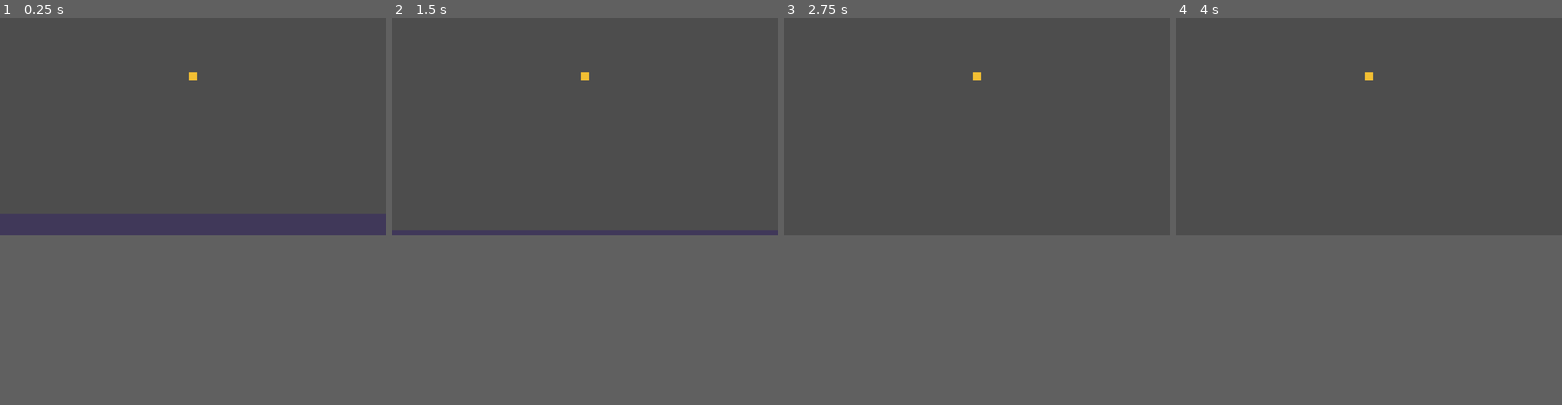
Above: before the commit, frames 1-4 (left to right).
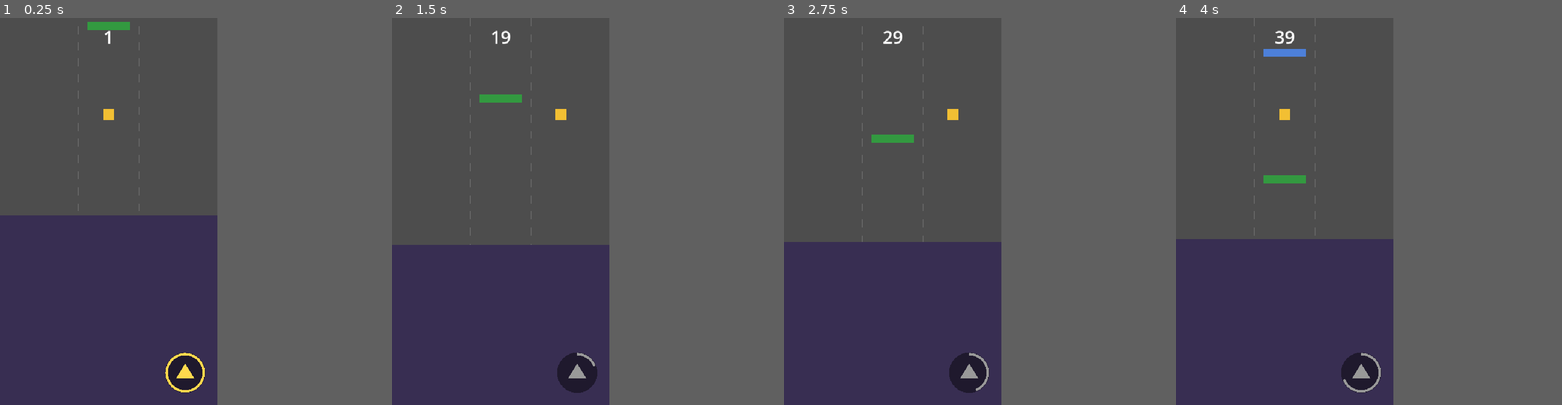
Above: after the commit, the same moments.

Repository: thehephaistos/storm-runner
Game: Godot game, scene res://scenes/main.tscn
Same seed, same stepped clock (60 frames per second), same inputs: the game is played once before the commit and once after it.
Inputs (mouse positions are in pixels of both pictures, inside the frame that each line leads up to):
- Up to frame 1 (0.25 s): no input
- Up to frame 2 (1.5 s): tap Enter at 0.5 s; move the mouse to (669, 114) at 0.52 s; hold Right (move_right, bound only after the commit) 0.53-1.25 s; hold Up (burst, bound only after the commit) 0.53-1.25 s; click (669, 114) at 0.67 s; drag from (507, 137) to (565, 168) at 1.27 s
- Up to frame 3 (2.75 s): move the mouse to (1015, 79) at 2.02 s; hold Right (move_right, bound only after the commit) from 2.03 s (still down); hold Up (burst, bound only after the commit) from 2.03 s (still down); click (1015, 79) at 2.17 s
- Up to frame 4 (4 s): release Right (move_right, bound only after the commit) at 2.75 s; release Up (burst, bound only after the commit) at 2.75 s; drag from (1349, 168) to (1253, 95) at 2.77 s; move the mouse to (1484, 157) at 3.52 s; hold Left (move_left, bound only after the commit) from 3.53 s (still down); hold Up (burst, bound only after the commit) from 3.53 s (still down); click (1484, 157) at 3.67 s
In our replay, the window is 799x449 before the commit and 450x800 after it. These sizes can differ from the game's own. Grey fills any space a smaller window leaves; there, only what the larger window draws over its background counts as a difference.

The runs differ from the first frame. In frame 1, 1.4% of the frame differs, in the area x 20-54%, y 1-97%; in frame 2, 2.8%, in the area x 0-57%, y 0-97%; in frame 3, 2.4%; in frame 4, 2.2%.

Commit message:
Build the playable game from all 12 design calls, with build notes
DESIGN_LOG.md has a build note per call. Arrow keys (and swipes) steer and
burst; storm 8.5 -> 10 m/s (start outside Dev's range, needed by DC-05/DC-10),
burst 8 m / 5 s, hit 0.75 s, fixed-seed debris. tests/checks.gd: 14 checks
PASS. Godot MCP parity at 30/60 fps caps: 740.00 / 858.33 at both, 0 errors.

Co-Authored-By: Claude Opus 5.5 <noreply@anthropic.com>

Diff:
--- a/project.godot
+++ b/project.godot
@@ -14,6 +14,15 @@
 run/main_scene="res://scenes/main.tscn"
 config/features=PackedStringArray("4.7", "GL Compatibility")
 
+[display]
+
+window/size/viewport_width=540
+window/size/viewport_height=960
+window/size/window_width_override=405
+window/size/window_height_override=720
+window/stretch/mode="canvas_items"
+window/stretch/aspect="keep"
+
 [physics]
 
 common/physics_ticks_per_second=60
--- a/scenes/main.tscn
+++ b/scenes/main.tscn
@@ -1,26 +1,90 @@
 [gd_scene format=3]
 
 [ext_resource type="Script" path="res://scripts/main.gd" id="1_main"]
+[ext_resource type="Script" path="res://scripts/ground.gd" id="2_ground"]
+[ext_resource type="Script" path="res://scripts/burst_icon.gd" id="3_icon"]
+[ext_resource type="Shader" path="res://shaders/vignette.gdshader" id="4_vig"]
+
+[sub_resource type="ShaderMaterial" id="ShaderMaterial_vig"]
+shader = ExtResource("4_vig")
+shader_parameter/strength = 0.0
 
 [node name="Main" type="Node2D"]
 script = ExtResource("1_main")
 
-[node name="Storm" type="Node2D" parent="."]
+[node name="Ground" type="Node2D" parent="."]
+script = ExtResource("2_ground")
 
-[node name="Wall" type="ColorRect" parent="Storm"]
-offset_left = -2000.0
-offset_right = 2000.0
-offset_bottom = 2000.0
-color = Color(0.25, 0.22, 0.35, 1)
+[node name="Debris" type="Node2D" parent="."]
+
+[node name="Shelter" type="Node2D" parent="."]
+visible = false
+
+[node name="Building" type="ColorRect" parent="Shelter"]
+offset_left = -270.0
+offset_top = -80.0
+offset_right = 270.0
+color = Color(0.85, 0.85, 0.75, 1)
 
 [node name="Player" type="Node2D" parent="."]
 
 [node name="Body" type="ColorRect" parent="Player"]
-offset_left = -12.0
-offset_top = -12.0
-offset_right = 12.0
-offset_bottom = 12.0
+offset_left = -14.0
+offset_top = -14.0
+offset_right = 14.0
+offset_bottom = 14.0
 color = Color(0.95, 0.75, 0.2, 1)
 
-[node name="Camera2D" type="Camera2D" parent="Player"]
-offset = Vector2(0, 150)
+[node name="Storm" type="Node2D" parent="."]
+
+[node name="Wall" type="ColorRect" parent="Storm"]
+offset_left = -1000.0
+offset_right = 1000.0
+offset_bottom = 2000.0
+color = Color(0.22, 0.18, 0.32, 1)
+
+[node name="Camera2D" type="Camera2D" parent="."]
+
+[node name="Vignette" type="CanvasLayer" parent="."]
+
+[node name="Rect" type="ColorRect" parent="Vignette"]
+material = SubResource("ShaderMaterial_vig")
+anchors_preset = 15
+anchor_right = 1.0
+anchor_bottom = 1.0
+mouse_filter = 2
+
+[node name="Hud" type="CanvasLayer" parent="."]
+
+[node name="Score" type="Label" parent="Hud"]
+anchors_preset = 10
+anchor_right = 1.0
+offset_top = 16.0
+offset_bottom = 80.0
+theme_override_font_sizes/font_size = 44
+horizontal_alignment = 1
+
+[node name="BurstIcon" type="Control" parent="Hud"]
+layout_mode = 3
+anchors_preset = 3
+anchor_left = 1.0
+anchor_top = 1.0
+anchor_right = 1.0
+anchor_bottom = 1.0
+offset_left = -130.0
+offset_top = -130.0
+offset_right = -30.0
+offset_bottom = -30.0
+mouse_filter = 2
+script = ExtResource("3_icon")
+
+[node name="End" type="CanvasLayer" parent="."]
+visible = false
+
+[node name="Label" type="Label" parent="End"]
+anchors_preset = 15
+anchor_right = 1.0
+anchor_bottom = 1.0
+theme_override_font_sizes/font_size = 56
+horizontal_alignment = 1
+vertical_alignment = 1
--- /dev/null
+++ b/scripts/burst_icon.gd
@@ -0,0 +1,20 @@
+## The burst icon: an up arrow inside a ring that refills over the cooldown,
+## and pulses when the main script sets pulse_ticks.
+extends Control
+
+var charge := 1.0
+var pulse_ticks := 0
+
+
+func _draw() -> void:
+	var c := size * 0.5
+	var r := minf(size.x, size.y) * 0.5
+	if pulse_ticks > 0:
+		r *= 1.0 + 0.18 * absf(sin(pulse_ticks * 0.2))
+	var is_full := charge >= 1.0
+	var col := Color(1, 0.85, 0.3) if is_full else Color(0.6, 0.6, 0.6)
+	draw_circle(c, r, Color(0, 0, 0, 0.45))
+	if charge > 0.01:
+		draw_arc(c, r - 4.0, -PI / 2.0, -PI / 2.0 + TAU * charge, 48, col, 6.0)
+	var a := r * 0.45
+	draw_colored_polygon(PackedVector2Array([c + Vector2(0, -a), c + Vector2(a, a * 0.6), c + Vector2(-a, a * 0.6)]), col)
--- /dev/null
+++ b/scripts/ground.gd
@@ -0,0 +1,14 @@
+## Scrolling lane markers, so the player can see the runner moving.
+extends Node2D
+
+const T := preload("res://scripts/tuning.gd")
+var cam_y := 0.0
+
+
+func _draw() -> void:
+	var step := 4.0 * T.WORLD_UNITS_PER_METRE
+	var y := floorf((cam_y - 600.0) / step) * step
+	while y < cam_y + 600.0:
+		for x in [T.VIEW_CENTER_X - T.LANE_SPACING_PX * 0.5, T.VIEW_CENTER_X + T.LANE_SPACING_PX * 0.5]:
+			draw_line(Vector2(x, y), Vector2(x, y + step * 0.5), Color(1, 1, 1, 0.15), 3.0)
+		y += step
--- a/scripts/main.gd
+++ b/scripts/main.gd
@@ -1,61 +1,257 @@
-## Storm Runner's game loop.
-## Everything that moves is stepped in _physics_process at the fixed tick rate
-## (physics/common/physics_ticks_per_second = 60), never per drawn frame, so the
-## player and the storm cover the same distance at any frame-rate cap.
+## Storm Runner: rules and game loop. All gameplay is stepped in _physics_process
+## at 60 ticks/s and counts ticks, never clock time or drawn frames.
 extends Node2D
 
-const Tuning := preload("res://scripts/tuning.gd")
-
-## Tick at which the parity line for Owen's QA sheet prints (10 s at 60 ticks/s).
+const T := preload("res://scripts/tuning.gd")
 const PARITY_TICK := 600
+const DEBRIS_COLORS := [Color(0.2, 0.6, 0.25), Color(0.3, 0.5, 0.85), Color(0.6, 0.42, 0.22)]  # tree, sign, fencing
+enum State { RUNNING, CAUGHT, SAFE }
 
 @onready var player: Node2D = $Player
 @onready var storm: Node2D = $Storm
-
-var run_time := 0.0  # sum of physics deltas since the run started
-var ticks := 0  # physics ticks since the run started
-var player_distance_m := 0.0
-var storm_distance_m := 0.0
-var _player_start_y := 0.0
-var _storm_start_y := 0.0
-var _wall_clock_start_usec := 0
+@onready var shelter: Node2D = $Shelter
+@onready var debris_root: Node2D = $Debris
+@onready var camera: Camera2D = $Camera2D
+@onready var ground: Node2D = $Ground
+@onready var vignette: ColorRect = $Vignette/Rect
+@onready var score_label: Label = $Hud/Score
+@onready var burst_icon: Control = $Hud/BurstIcon
+@onready var end_layer: CanvasLayer = $End
+@onready var end_label: Label = $End/Label
+
+var state := State.RUNNING
+var ticks := 0
+var run_time := 0.0
+var player_d := 0.0  # metres run, which is also the score
+var storm_d := 0.0  # metres, storm front
+var lane := 1
+var snap_left := 0
+var burst_left := 0
+var cooldown := 0
+var slow_left := 0
+var pulse_left := 0
+var pulsed := false
+var end_lock := 0
+var debris: Array = []
+var _queue: Array = []
+var _snap_from_x := 0.0
+var _touch_start := Vector2.ZERO
+var _touch_fired := false
+var _wall_start_usec := 0
 var _frames_at_start := 0
 
 
 func _ready() -> void:
-	# Run direction is up the screen (-y); the storm starts behind (below) the player.
-	storm.position.y = player.position.y + Tuning.STARTING_GAP_M * Tuning.WORLD_UNITS_PER_METRE
-	_player_start_y = player.position.y
-	_storm_start_y = storm.position.y
-	_wall_clock_start_usec = Time.get_ticks_usec()
-	_frames_at_start = Engine.get_process_frames()
+	for pair in [["move_left", KEY_LEFT], ["move_right", KEY_RIGHT], ["burst", KEY_UP]]:
+		if not InputMap.has_action(pair[0]):
+			InputMap.add_action(pair[0])
+			var ev := InputEventKey.new()
+			ev.physical_keycode = pair[1]
+			InputMap.action_add_event(pair[0], ev)
+	reset_run()
+
+
+func _unhandled_input(event: InputEvent) -> void:
+	if event is InputEventKey and event.pressed and not event.echo:
+		if event.is_action_pressed("move_left"):
+			_queue.append("left")
+		elif event.is_action_pressed("move_right"):
+			_queue.append("right")
+		elif event.is_action_pressed("burst"):
+			_queue.append("burst")
+		else:
+			_queue.append("any")
+	elif event is InputEventMouseButton and event.pressed:
+		_queue.append("any")
+	elif event is InputEventScreenTouch:
+		if event.pressed:
+			_touch_start = event.position
+			_touch_fired = false
+		elif not _touch_fired:
+			_queue.append("any")
+	elif event is InputEventScreenDrag and not _touch_fired:
+		var d: Vector2 = event.position - _touch_start
+		if d.length() >= T.SWIPE_MIN_PX:
+			_touch_fired = true
+			if absf(d.x) > absf(d.y):
+				_queue.append("right" if d.x > 0.0 else "left")
+			elif d.y < 0.0:
+				_queue.append("burst")
+			else:
+				_queue.append("any")
 
 
 func _physics_process(delta: float) -> void:
-	# Storm speed at the middle of this tick, which is exact for a steady ramp.
-	var storm_speed := storm_speed_at(run_time + delta * 0.5)
-	player_distance_m += Tuning.PLAYER_SPEED_MPS * delta
-	storm_distance_m += storm_speed * delta
+	step(delta)
+
+
+## One tick of the game. Inputs queued since the last tick are applied here.
+func step(delta: float) -> void:
+	var actions := _queue.duplicate()
+	_queue.clear()
+	if state != State.RUNNING:
+		end_lock = maxi(end_lock - 1, 0)
+		if end_lock == 0 and not actions.is_empty():
+			reset_run()
+		return
+	for a in actions:
+		match a:
+			"left":
+				_change_lane(-1)
+			"right":
+				_change_lane(1)
+			"burst":
+				if cooldown == 0:
+					burst_left = T.BURST_TICKS
+					cooldown = T.BURST_COOLDOWN_TICKS
+	var speed := T.PLAYER_SPEED_MPS * (T.HIT_SPEED_FACTOR if slow_left > 0 else 1.0)
+	if burst_left > 0:
+		speed += T.BURST_DISTANCE_M / (T.BURST_TICKS * delta)
+	var prev_d := player_d
+	player_d += speed * delta
+	storm_d += storm_speed_at(run_time + delta * 0.5) * delta
 	run_time += delta
 	ticks += 1
-	player.position.y = _player_start_y - player_distance_m * Tuning.WORLD_UNITS_PER_METRE
-	storm.position.y = _storm_start_y - storm_distance_m * Tuning.WORLD_UNITS_PER_METRE
+	burst_left = maxi(burst_left - 1, 0)
+	cooldown = maxi(cooldown - 1, 0)
+	slow_left = maxi(slow_left - 1, 0)
+	snap_left = maxi(snap_left - 1, 0)
+	pulse_left = maxi(pulse_left - 1, 0)
+	_check_hits(prev_d)
+	if not pulsed and gap() < T.DARKEN_START_GAP_M:
+		pulsed = true
+		pulse_left = T.PULSE_TICKS
 	if ticks == PARITY_TICK:
 		_print_parity_line()
+	if gap() <= 0.0:
+		_end(State.CAUGHT)
+	elif ticks >= T.RUN_TICKS:
+		_end(State.SAFE)
+	_update_view()
+
+
+func gap() -> float:
+	return player_d - storm_d
 
 
 static func storm_speed_at(t: float) -> float:
-	var ramp := clampf(t / Tuning.STORM_RAMP_SECONDS, 0.0, 1.0)
-	return lerpf(Tuning.STORM_START_SPEED_MPS, Tuning.STORM_END_SPEED_MPS, ramp)
+	var ramp := clampf(t / T.STORM_RAMP_SECONDS, 0.0, 1.0)
+	return lerpf(T.STORM_START_SPEED_MPS, T.STORM_END_SPEED_MPS, ramp)
+
+
+static func lane_x(l: int) -> float:
+	return T.VIEW_CENTER_X + (l - 1) * T.LANE_SPACING_PX
+
+
+func reset_run() -> void:
+	state = State.RUNNING
+	ticks = 0
+	run_time = 0.0
+	player_d = 0.0
+	storm_d = -T.STARTING_GAP_M
+	lane = 1
+	snap_left = 0
+	burst_left = 0
+	cooldown = 0
+	slow_left = 0
+	pulse_left = 0
+	pulsed = false
+	end_lock = 0
+	_queue.clear()
+	_snap_from_x = lane_x(1)
+	for item in debris:
+		item["node"].queue_free()
+	debris = _build_debris()
+	end_layer.visible = false
+	_wall_start_usec = Time.get_ticks_usec()
+	_frames_at_start = Engine.get_process_frames()
+	_update_view()
+
+
+func _change_lane(dir: int) -> void:
+	var target := clampi(lane + dir, 0, T.LANE_COUNT - 1)
+	if target == lane:
+		return
+	_snap_from_x = player.position.x
+	lane = target
+	snap_left = T.LANE_SNAP_TICKS
+
+
+func _check_hits(prev_d: float) -> void:
+	var half := (T.DEBRIS_DEPTH_M + T.RUNNER_DEPTH_M) * 0.5
+	for item in debris:
+		if item["hit"] or item["lane"] != lane:
+			continue
+		if player_d >= item["d"] - half and prev_d <= item["d"] + half:
+			item["hit"] = true
+			item["node"].modulate = Color(1, 1, 1, 0.3)
+			slow_left = T.HIT_SLOW_TICKS
+			burst_left = 0
+			return
+
+
+func _build_debris() -> Array:
+	var rng := RandomNumberGenerator.new()
+	rng.seed = T.DEBRIS_SEED
+	var course_m := T.PLAYER_SPEED_MPS * T.RUN_TICKS / 60.0
+	var out: Array = [_make_debris(T.FIRST_DEBRIS_M, 1, 0)]
+	var d := T.FIRST_DEBRIS_M
+	while d < T.COURSE_LENGTH_M:
+		var f := clampf(d / course_m, 0.0, 1.0)
+		d += lerpf(T.DEBRIS_SPACING_START_M, T.DEBRIS_SPACING_END_M, f) + rng.randf_range(-T.DEBRIS_SPACING_JITTER_M, T.DEBRIS_SPACING_JITTER_M)
+		var first := rng.randi_range(0, T.LANE_COUNT - 1)
+		out.append(_make_debris(d, first, rng.randi_range(0, 2)))
+		if rng.randf() < T.DEBRIS_PAIR_CHANCE_END * f:
+			var second := (first + rng.randi_range(1, T.LANE_COUNT - 1)) % T.LANE_COUNT
+			out.append(_make_debris(d, second, rng.randi_range(0, 2)))
+	return out
+
+
+func _make_debris(d: float, l: int, kind: int) -> Dictionary:
+	var r := ColorRect.new()
+	var w := T.LANE_SPACING_PX * 0.7
+	var h := T.DEBRIS_DEPTH_M * T.WORLD_UNITS_PER_METRE
+	r.size = Vector2(w, h)
+	r.position = Vector2(lane_x(l) - w * 0.5, -d * T.WORLD_UNITS_PER_METRE - h * 0.5)
+	r.color = DEBRIS_COLORS[kind]
+	debris_root.add_child(r)
+	return {"d": d, "lane": l, "kind": kind, "hit": false, "node": r}
+
+
+func _end(s: State) -> void:
+	state = s
+	end_lock = T.RESTART_LOCK_TICKS
+	end_label.text = ("SHELTER" if s == State.SAFE else "CAUGHT") + "\n" + str(int(player_d))
+	end_layer.visible = true
+
+
+func _update_view() -> void:
+	var wu := T.WORLD_UNITS_PER_METRE
+	var py := -player_d * wu
+	var k := 1.0 - float(snap_left) / T.LANE_SNAP_TICKS
+	player.position = Vector2(lerpf(_snap_from_x, lane_x(lane), k), py)
+	player.modulate = Color(1, 0.45, 0.45) if slow_left > 0 else (Color(1.6, 1.6, 1.6) if burst_left > 0 else Color.WHITE)
+	camera.position = Vector2(T.VIEW_CENTER_X, py + T.CAMERA_AHEAD_PX)
+	# DC3: the wall never leaves the screen; its edge is held at the bottom if it falls further back.
+	var bottom := camera.position.y + T.VIEW_HEIGHT_PX * 0.5 - T.WALL_MIN_VISIBLE_PX
+	storm.position = Vector2(T.VIEW_CENTER_X, minf(-storm_d * wu, bottom))
+	var remaining := T.RUN_TICKS - ticks
+	shelter.visible = remaining <= T.SHELTER_SHOW_TICKS
+	shelter.position = Vector2(T.VIEW_CENTER_X, -(player_d + remaining / 60.0 * T.PLAYER_SPEED_MPS) * wu)
+	vignette.material.set_shader_parameter("strength", clampf(1.0 - gap() / T.DARKEN_START_GAP_M, 0.0, 1.0))
+	score_label.text = str(int(player_d))
+	burst_icon.charge = 1.0 - float(cooldown) / T.BURST_COOLDOWN_TICKS
+	burst_icon.pulse_ticks = pulse_left
+	burst_icon.queue_redraw()
+	ground.cam_y = camera.position.y
+	ground.queue_redraw()
 
 
 func _print_parity_line() -> void:
-	# Distances are read from the nodes' positions, in world units, as the QA sheet asks.
-	var player_units := _player_start_y - player.position.y
-	var storm_units := _storm_start_y - storm.position.y
-	var wall_clock_s := (Time.get_ticks_usec() - _wall_clock_start_usec) / 1000000.0
+	var wall_clock_s := (Time.get_ticks_usec() - _wall_start_usec) / 1000000.0
 	print("PARITY fps_cap=%d physics_ticks_per_second=%d ticks=%d run_time_s=%.3f player_distance=%.2f storm_distance=%.2f wall_clock_s=%.2f frames=%d" % [
 		Engine.max_fps, Engine.physics_ticks_per_second, ticks, run_time,
-		player_units, storm_units, wall_clock_s, Engine.get_process_frames() - _frames_at_start])
+		player_d * T.WORLD_UNITS_PER_METRE, (storm_d + T.STARTING_GAP_M) * T.WORLD_UNITS_PER_METRE,
+		wall_clock_s, Engine.get_process_frames() - _frames_at_start])
 	if "--parity-quit" in OS.get_cmdline_user_args():
 		get_tree().quit()
--- a/scripts/tuning.gd
+++ b/scripts/tuning.gd
@@ -1,19 +1,56 @@
-## Every gameplay number for the loop, in one place.
-## PLACEHOLDERS: the middle of Dev Malhotra's ranges (see design_calls.md).
-## They stay placeholders until DESIGN_LOG.md fixes them.
+## Every gameplay number in one place. Times are in ticks (60 ticks = 1 s).
+## Values outside Dev Malhotra's ranges are marked OUTSIDE, with the reason.
 extends RefCounted
 
-## Godot world units per metre. The QA sheet reads distances in world units.
-const WORLD_UNITS_PER_METRE := 16.0
+const WORLD_UNITS_PER_METRE := 10.0
 
-## Design call 1, the runner never stops. Dev's range 7-9 m/s.
+# View (portrait). The runner sits 240 px below the top, so 72 m behind it is on screen.
+const VIEW_CENTER_X := 270.0
+const VIEW_HEIGHT_PX := 960.0
+const CAMERA_AHEAD_PX := 240.0
+const WALL_MIN_VISIBLE_PX := 24.0
+
+# DC1 runner. Dev 7-9 m/s.
 const PLAYER_SPEED_MPS := 8.0
 
-## Design call 4, the storm speeds up smoothly. Dev's ranges: 5-6 m/s at the
-## start, 8.5-10 m/s at 90 s.
-const STORM_START_SPEED_MPS := 5.5
-const STORM_END_SPEED_MPS := 9.25
+# DC2 lanes.
+const LANE_COUNT := 3
+const LANE_SPACING_PX := 150.0
+const LANE_SNAP_TICKS := 5  # 0.083 s
+const SWIPE_MIN_PX := 40.0
+
+# DC4 storm. Start is OUTSIDE Dev's 5-6 m/s: DC5 and DC10 need the storm at or
+# above runner speed from the first tick (conflicts 1, 2 and 4). End is inside 8.5-10.
+const STORM_START_SPEED_MPS := 8.5
+const STORM_END_SPEED_MPS := 10.0
 const STORM_RAMP_SECONDS := 90.0
+const STARTING_GAP_M := 25.0  # DC3, Dev 20-30
 
-## Design call 3, starting gap between storm and runner. Dev's range 20-30 m.
-const STARTING_GAP_M := 25.0
+# DC3 / DC7 edges darken below this gap; the burst icon pulses the first time.
+const DARKEN_START_GAP_M := 15.0
+const PULSE_TICKS := 90  # 1.5 s
+
+# DC8 burst. Dev 6-10 m, cooldown 4-6 s.
+const BURST_DISTANCE_M := 8.0
+const BURST_TICKS := 10  # the dash lasts 0.17 s
+const BURST_COOLDOWN_TICKS := 300  # 5 s
+
+# DC9 debris. Dev spacing 25-35 m at the start, 12-18 m at 90 s.
+const FIRST_DEBRIS_M := 24.0  # about 3 s at 8 m/s
+const DEBRIS_SPACING_START_M := 30.0
+const DEBRIS_SPACING_END_M := 15.0
+const DEBRIS_SPACING_JITTER_M := 3.0
+const DEBRIS_PAIR_CHANCE_END := 0.35
+const DEBRIS_DEPTH_M := 2.0
+const RUNNER_DEPTH_M := 2.0
+const DEBRIS_SEED := 2026
+const COURSE_LENGTH_M := 1000.0
+
+# DC10 hit. Dev 0.75-1.25 s at half speed.
+const HIT_SLOW_TICKS := 45  # 0.75 s
+const HIT_SPEED_FACTOR := 0.5
+
+# DC11 / DC12.
+const RUN_TICKS := 5400  # shelter at 90 s
+const SHELTER_SHOW_TICKS := 180  # shelter visible for the last 3 s
+const RESTART_LOCK_TICKS := 30  # 0.5 s, so a held key can't skip the end screen
--- /dev/null
+++ b/shaders/vignette.gdshader
@@ -0,0 +1,9 @@
+shader_type canvas_item;
+
+uniform float strength : hint_range(0.0, 1.0) = 0.0;
+
+void fragment() {
+	vec2 d = abs(UV - 0.5) * 2.0;
+	float edge = max(d.x, d.y);
+	COLOR = vec4(0.06, 0.03, 0.12, smoothstep(0.45, 1.0, edge) * strength * 0.9);
+}
--- /dev/null
+++ b/tests/checks.gd
@@ -0,0 +1,141 @@
+## Headless checks of the design calls' rules, stepping the game tick by tick.
+## Run: godot --headless --path . -s res://tests/checks.gd
+extends SceneTree
+
+const T := preload("res://scripts/tuning.gd")
+var g
+var fails := 0
+
+
+func ok(name: String, cond: bool, info := "") -> void:
+	print(("PASS " if cond else "FAIL ") + name + ("  (" + info + ")" if info != "" else ""))
+	if not cond:
+		fails += 1
+
+
+func clear_ahead(l: int, m: float) -> bool:
+	for it in g.debris:
+		if it["lane"] == l and not it["hit"] and it["d"] > g.player_d - 2.5 and it["d"] < g.player_d + m:
+			return false
+	return true
+
+
+## A simple autopilot: dodge debris ahead, burst when ready and the lane is clear.
+func pilot(bursts: bool) -> void:
+	if not clear_ahead(g.lane, 9.0):
+		for l in [g.lane - 1, g.lane + 1, g.lane - 2, g.lane + 2]:
+			if l >= 0 and l < T.LANE_COUNT and clear_ahead(l, 9.0):
+				for i in range(absi(l - g.lane)):
+					g._queue.append("left" if l < g.lane else "right")
+				return
+	elif bursts and g.cooldown == 0 and clear_ahead(g.lane, 16.0):
+		g._queue.append("burst")
+
+
+func hits() -> int:
+	var n := 0
+	for it in g.debris:
+		if it["hit"]:
+			n += 1
+	return n
+
+
+func _initialize() -> void:
+	g = load("res://scenes/main.tscn").instantiate()
+	root.add_child(g)
+	_run.call_deferred()
+
+
+func _run() -> void:
+	g.set_physics_process(false)
+	var dt := 1.0 / 60.0
+
+	# DC1: steering around everything, the score climbs 8 points a second.
+	g.reset_run()
+	for i in range(600):
+		pilot(false)
+		g.step(dt)
+	ok("DC1 steady speed", hits() == 0 and absf(g.player_d - 80.0) < 0.001, "score %.2f after 10 s, %d hits" % [g.player_d, hits()])
+	# DC5: the wall gained on the runner in the first 10 s with no hits and no bursts.
+	ok("DC5 wall gains in the opening", g.gap() < T.STARTING_GAP_M, "gap %.1f m -> %.1f m" % [T.STARTING_GAP_M, g.gap()])
+
+	# DC2: one press, one lane, settled within the snap.
+	g.reset_run()
+	g._queue.append("left")
+	for i in range(T.LANE_SNAP_TICKS + 1):
+		g.step(dt)
+	ok("DC2 one press moves one lane", g.lane == 0 and is_equal_approx(g.player.position.x, g.lane_x(0)), "lane %d after %d ticks" % [g.lane, T.LANE_SNAP_TICKS + 1])
+
+	# DC6: the first debris is alone in the middle lane about 3 s in.
+	var first = g.debris[0]
+	var alone := true
+	for it in g.debris.slice(1):
+		if absf(it["d"] - first["d"]) < 10.0:
+			alone = false
+	ok("DC6 first debris alone", first["lane"] == 1 and alone, "%.0f m = %.1f s" % [first["d"], first["d"] / T.PLAYER_SPEED_MPS])
+
+	# DC10: touch nothing: the first debris is hit near 3 s and halves the speed.
+	g.reset_run()
+	while g.slow_left == 0 and g.ticks < 600:
+		g.step(dt)
+	var hit_tick: int = g.ticks
+	var d0: float = g.player_d
+	g.step(dt)
+	ok("DC10 hit halves the speed", absf((g.player_d - d0) - T.PLAYER_SPEED_MPS * 0.5 * dt) < 0.0001, "hit at %.2f s" % (hit_tick / 60.0))
+
+	# DC7 + DC8: burst works on the first tick, then presses do nothing until the refill.
+	g.reset_run()
+	g._queue.append("burst")
+	for i in range(T.BURST_TICKS):
+		g.step(dt)
+	var leap: float = g.player_d
+	g._queue.append("burst")
+	g.step(dt)
+	ok("DC7 burst works from the first tick", leap > T.BURST_DISTANCE_M, "score %.1f after the dash" % leap)
+	ok("DC8 press during refill does nothing", g.burst_left == 0 and g.cooldown > 0, "refill %d ticks = %.0f s" % [T.BURST_COOLDOWN_TICKS, T.BURST_COOLDOWN_TICKS / 60.0])
+
+	# DC4 + DC7 pulse + DC10 wall never drops back: dodge everything, never burst.
+	g.reset_run()
+	var gap_grew := false
+	var last_gap: float = g.gap()
+	var pulse_before_caught := false
+	while g.state == g.State.RUNNING:
+		pilot(false)
+		g.step(dt)
+		if g.gap() > last_gap + 0.0001:
+			gap_grew = true
+		last_gap = g.gap()
+		if g.pulse_left > 0:
+			pulse_before_caught = true
+	ok("DC4 no bursts gets caught before 90 s", g.state == g.State.CAUGHT and g.ticks < T.RUN_TICKS, "caught at %.1f s" % (g.ticks / 60.0))
+	ok("DC7 icon pulses in a normal run", pulse_before_caught)
+	ok("DC10 wall never drops back without a burst", not gap_grew)
+
+	# DC12: the end screen holds for the lock, then one press restarts at tick 0.
+	g._queue.append("any")
+	g.step(dt)
+	var held: bool = g.state == g.State.CAUGHT
+	for i in range(T.RESTART_LOCK_TICKS):
+		g.step(dt)
+	g._queue.append("any")
+	g.step(dt)
+	ok("DC12 one press restarts", held and g.state == g.State.RUNNING and g.ticks == 0)
+
+	# DC9: never all three lanes blocked at one distance.
+	var by_d := {}
+	for it in g.debris:
+		by_d[snappedf(it["d"], 0.01)] = by_d.get(snappedf(it["d"], 0.01), 0) + 1
+	ok("DC9 never three lanes blocked", by_d.values().max() < T.LANE_COUNT)
+
+	# DC11 + DC3: dodge and burst whenever it's safe: reach the shelter; the wall stayed in view.
+	g.reset_run()
+	var max_gap := 0.0
+	while g.state == g.State.RUNNING:
+		pilot(true)
+		g.step(dt)
+		max_gap = maxf(max_gap, g.gap())
+	ok("DC11 a good run reaches the shelter at 90 s", g.state == g.State.SAFE and g.ticks == T.RUN_TICKS, "score %d, %d hits" % [int(g.player_d), hits()])
+	ok("DC3 wall stays on screen", max_gap * T.WORLD_UNITS_PER_METRE <= T.VIEW_HEIGHT_PX - T.CAMERA_AHEAD_PX, "largest gap %.1f m" % max_gap)
+
+	print("CHECKS %s: %d failed" % ["PASS" if fails == 0 else "FAIL", fails])
+	quit(1 if fails > 0 else 0)
Not shown, changed: parity/readout_fps30.txt
Not shown, changed: parity/readout_fps60.txt
Not shown, added: scripts/burst_icon.gd.uid
Not shown, added: scripts/ground.gd.uid
Not shown, added: shaders/vignette.gdshader.uid
Not shown, added: tests/checks.gd.uid
Not shown, added: DESIGN_LOG.md
Not shown, added: prompts/game.md
